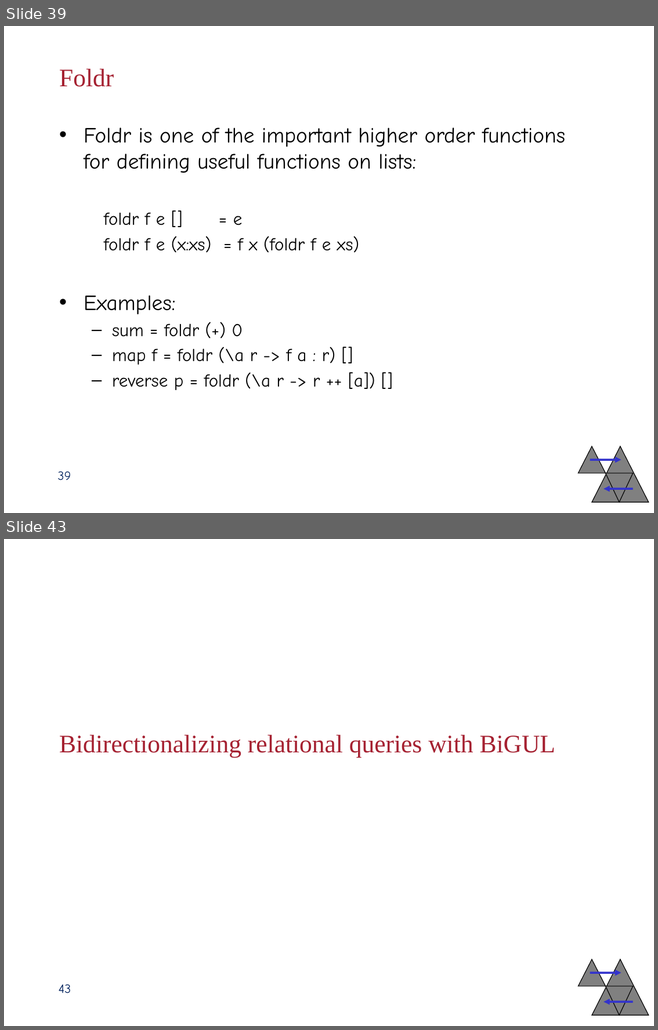
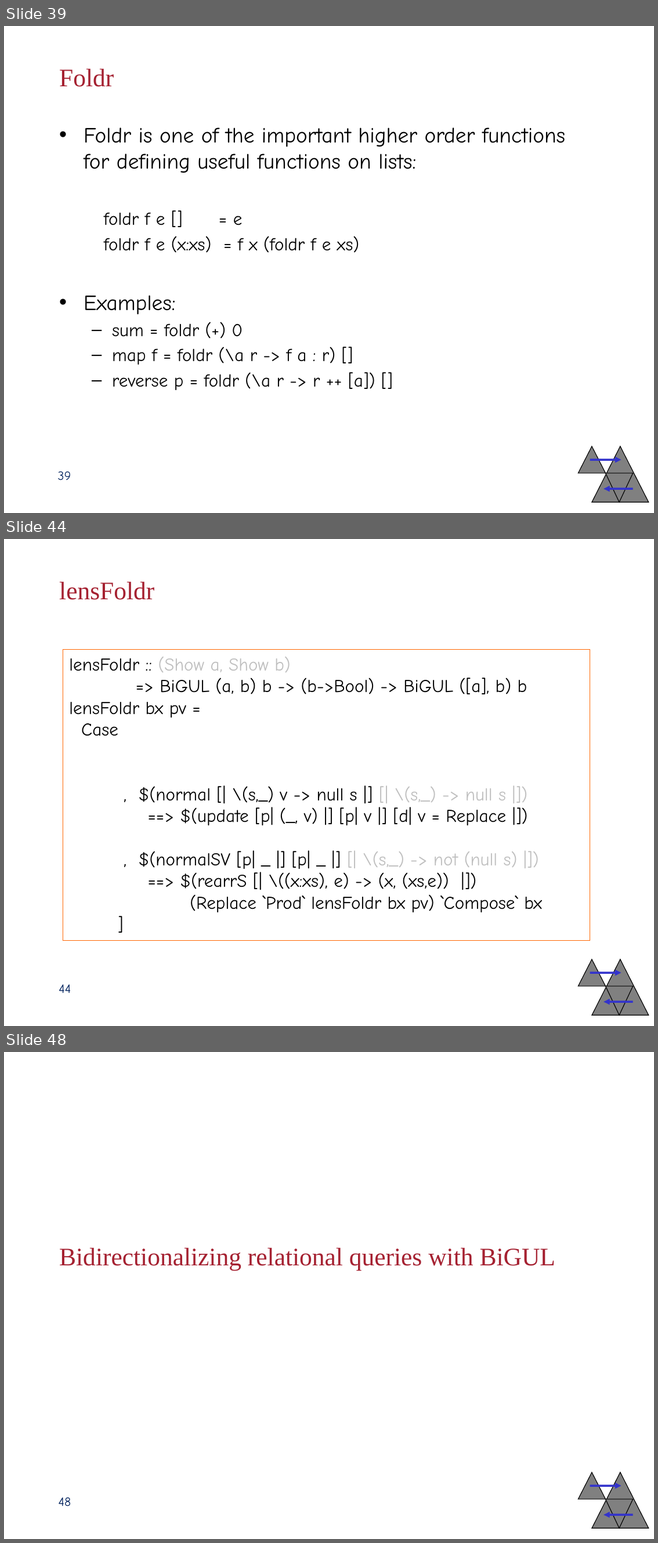
Before and after one commit to blank71/bigul-nix-flake, a slide deck: SummerSchool16/slides/hu.pptx. Shown one above the other, each under a label of ours: slides 39 and 43 before the commit, slides 39, 44 and 48 after it; the slides between them are not shown. The pictures are 658x1030 and 658x1543 pixels, drawn with LibreOffice and Linux fonts; fonts in the diff are those of the drawing; background and template pictures are left out. Boxes give left, top, right and bottom in pixels: in the first picture for what was removed or moved away, otherwise in the second. Text is boxed around its words. In the diff, an @@ line names an element or a change of style, - is before the commit and + after.

```diff
--- a/SummerSchool16/slides/hu.pptx
+++ b/SummerSchool16/slides/hu.pptx
@@ slide 44 added at <box>4,539,654,1026</box>, background #FFFFFF; not listed: 5 template elements that a slide beside it also shows @@
@@ title added at <box>59,581,154,600</box>, 28 pt, text #A52131 @@
+lensFoldr
@@ rectangle added at <box>63,649,589,940</box>, outline #FF6600 0.75 pt, 20 pt, text #000000 @@
+lensFoldr :: (Show a, Show b)
+=> BiGUL (a, b) b -> (b->Bool) -> BiGUL ([a], b) b
+lensFoldr bx pv =
+Case
+, $(normal [| \(s,_) v -> null s |] [| \(s,_) -> null s |])
+==> $(update [p| (_, v) |] [p| v |] [d| v = Replace |])
+, $(normalSV [p| _ |] [p| _ |] [| \(s,_) -> not (null s) |])
+==> $(rearrS [| \((x:xs), e) -> (x, (xs,e)) |])
+(Replace `Prod` lensFoldr bx pv) `Compose` bx
+]
@@ page number added at <box>59,984,71,993</box>, 14 pt, text #03235E @@
+44
@@ what was slide 43 is now slide 48 @@
@@ page number at <box>59,1497,71,1506</box>: text changed @@
-43
+48
```
Also in this commit, not shown: 3 slides changed, 4 other slides added, 1 other file.
